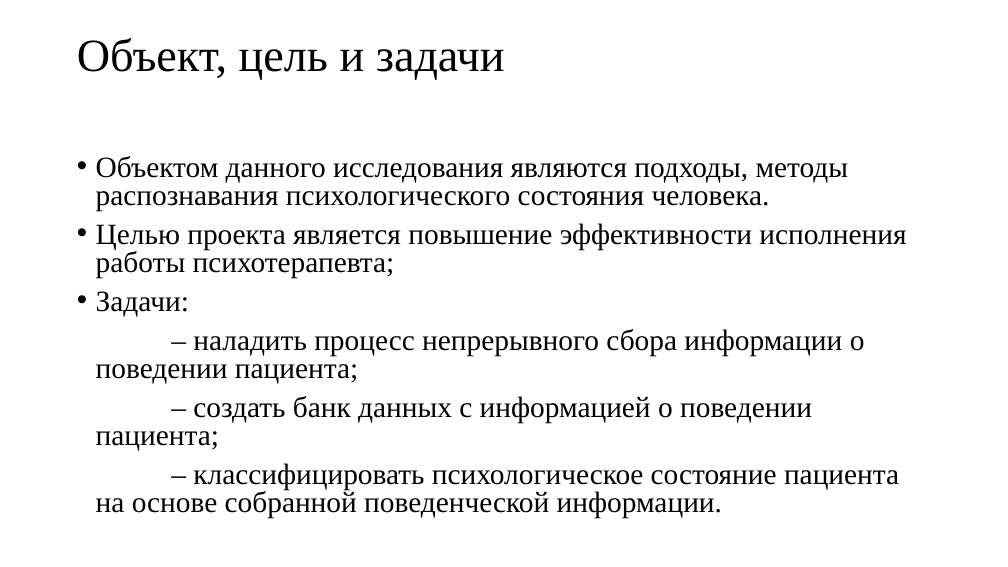
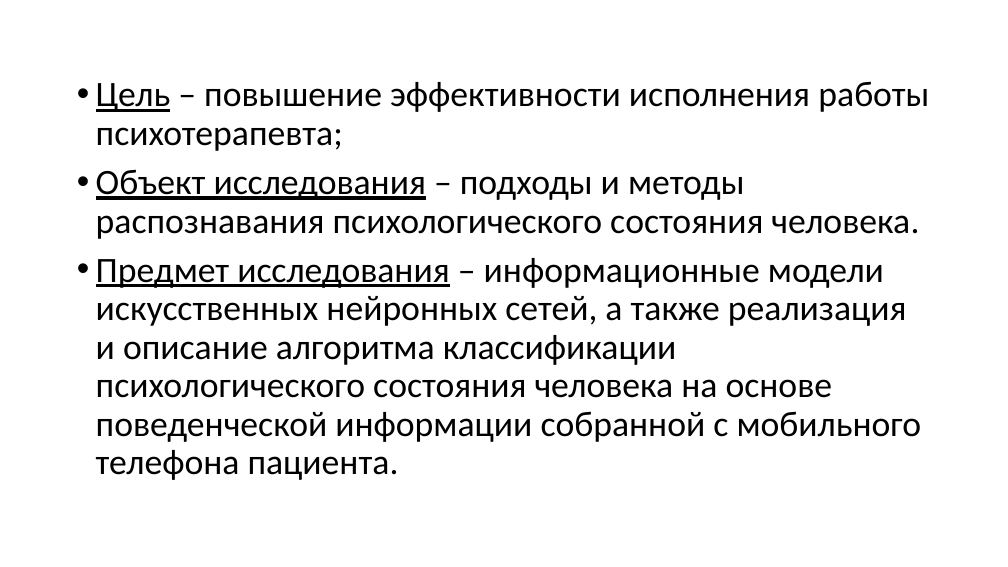
Before and after one commit to Wideweb/-digital-psychology-docs, a slide deck: slide 2 of Алькевич А.С/Презентация.pptx. Drawn at 1008x567 pixels with LibreOffice and Linux fonts; fonts in the diff are those of the drawing. Boxes give left, top, right and bottom in pixels: in the first picture for what was removed or moved away, otherwise in the second. Text is boxed around its words. In the diff, an @@ line names an element or a change of style, - is before the commit and + after.

Commit message:
presentation

```diff
--- a/Алькевич А.С/Презентация.pptx
+++ b/Алькевич А.С/Презентация.pptx
@@ title removed at (77,38,505,80) @@
-Объект, цель и задачи
@@ text at (96,81,929,480): text changed; size 28 to 34 pt; font Times New Roman to Calibri @@
-• Объектом данного исследования являются подходы, методы распознавания психологического состояния человека.
-• Целью проекта является повышение эффективности исполнения работы психотерапевта;
-• Задачи:
-– наладить процесс непрерывного сбора информации о поведении пациента;
-– создать банк данных с информацией о поведении пациента;
-– классифицировать психологическое состояние пациента на основе собранной поведенческой информации.
+• Цель – повышение эффективности исполнения работы психотерапевта;
+• Объект исследования – подходы и методы распознавания психологического состояния человека.
+• Предмет исследования – информационные модели искусственных нейронных сетей, а также реализация и описание алгоритма классификации психологического состояния человека на основе поведенческой информации собранной с мобильного телефона пациента.
```
Also in this commit, not shown: 3 other slides changed, 8 slides added, 12 slides removed.
